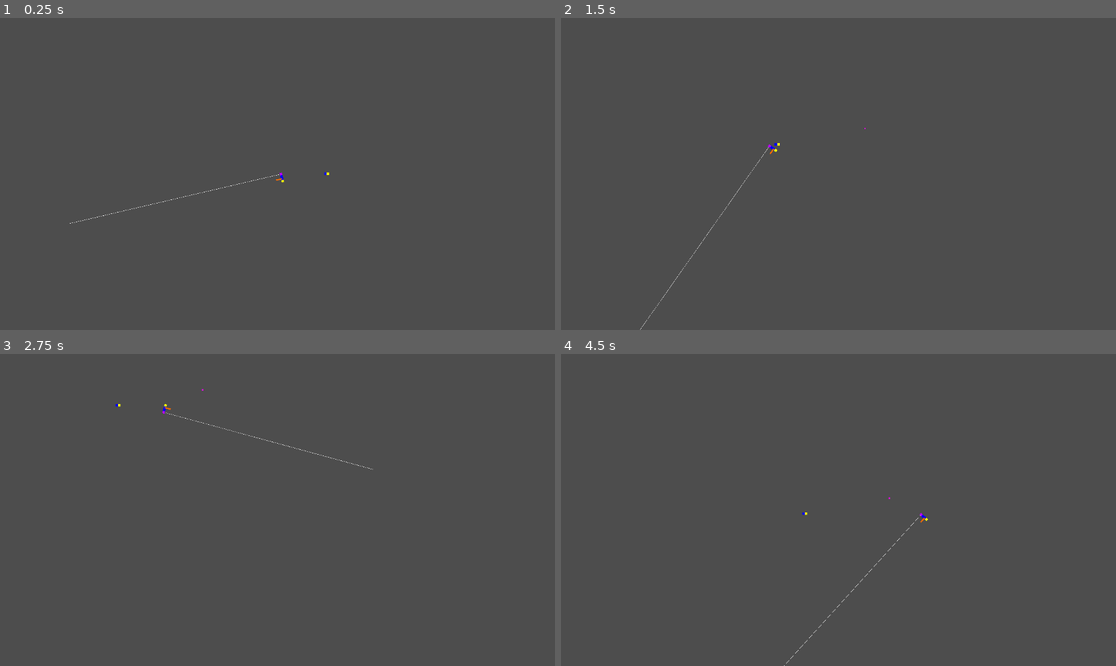
Above: before the commit, frames 1-4 (two rows, left to right).
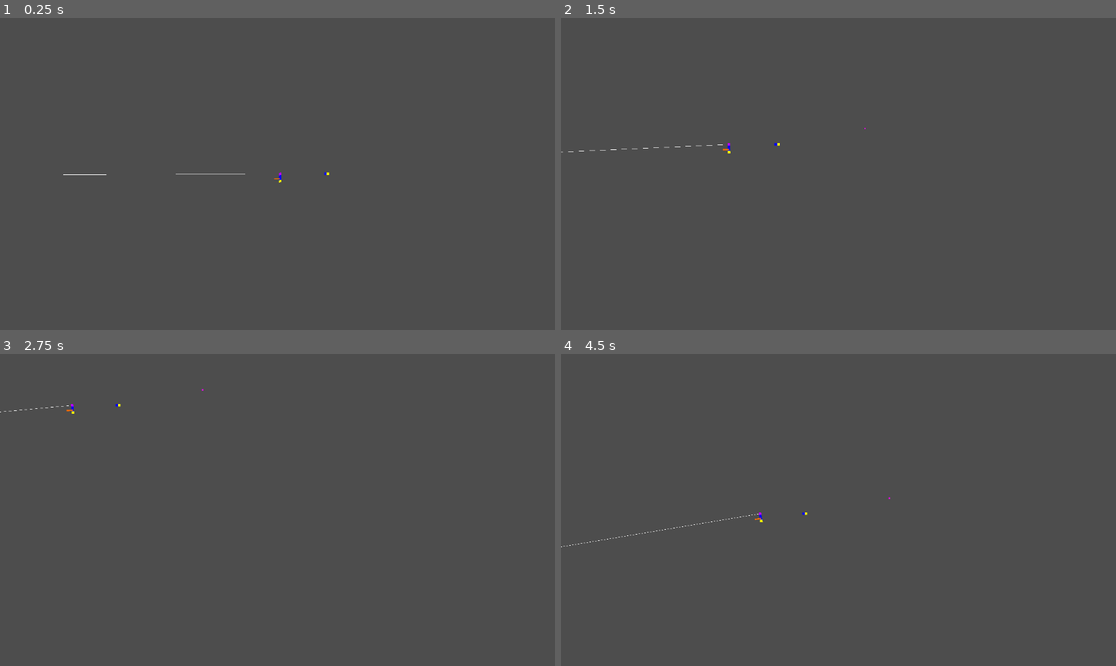
Above: after the commit, the same moments.

Repository: 06gusmog/EVOLUTIONATOR-4000
Game: Godot game, scene res://Misc/testworld.tscn
Two runs of this game, one before a commit and one after it. Both use one fixed random seed, a clock stepped at 60 frames per second and the inputs below.
Inputs (mouse positions are in pixels of both pictures, inside the frame that each line leads up to):
- Up to frame 1 (0.25 s): no input
- Up to frame 2 (1.5 s): move the mouse to (960, 158) at 0.52 s; hold Right (right) 0.53-1.28 s; click (960, 158) at 0.6 s; move the mouse to (727, 189) at 1.27 s; hold Down (down) from 1.28 s (still down); tap Shift (zoom_in) at 1.35 s
- Up to frame 3 (2.75 s): move the mouse to (333, 441) at 2.02 s; release Down (down) at 2.03 s; hold Right (right) from 2.03 s (still down); tap Ctrl (zoom_out) at 2.1 s
- Up to frame 4 (4.5 s): move the mouse to (810, 572) at 2.77 s; release Right (right) at 2.78 s; hold Up (up) 2.78-3.53 s; click (810, 572) at 2.85 s; move the mouse to (1005, 556) at 3.52 s; hold Left (left) from 3.53 s (still down); tap Shift (zoom_in) at 3.6 s; move the mouse to (672, 463) at 4.27 s; tap Ctrl (zoom_out) at 4.35 s

The runs differ from the first frame. In frame 1, 0.1% of the frame differs, in the area x 11-52%, y 49-66%; in frame 2, 0.2%; in frame 3, 0.1%; in frame 4, 0.2%, in the area x 0-67%, y 50-100%.

Commit message:
Bugfix. Also scripts are CELL scripts, Emil

Diff:
--- a/Godot/Cell Types/Scenes/test_cell.tscn
+++ /dev/null
@@ -1,11 +0,0 @@
-[gd_scene load_steps=3 format=3 uid="uid://dk07lncmd5x7m"]
-
-[ext_resource type="Script" path="res://Cell Types/Scripts/testCell.gd" id="1_qiedc"]
-[ext_resource type="Texture2D" uid="uid://b4jpaasw3jigd" path="res://icon.svg" id="2_q47ib"]
-
-[node name="testCell" type="CollisionShape2D"]
-script = ExtResource("1_qiedc")
-
-[node name="Sprite2D" type="Sprite2D" parent="."]
-scale = Vector2(0.01, 0.01)
-texture = ExtResource("2_q47ib")
--- a/Godot/Cell Types/Scripts/MoveCell.gd
+++ b/Godot/Cell Types/Scripts/MoveCell.gd
@@ -12,9 +12,6 @@
 	force = Vector2(cos(angle), sin(angle)) * strength
 	sprite_2d_2.rotation = angle - PI/2
 
-func _update_output(input):
-	output = 0.0
-
-func _act(input):
-	get_parent().apply_impulse(input * force, position)
+func _act(input, delta):
+	get_parent().apply_impulse(input * force * delta, position)
 	sprite_2d_2.scale.y = strength * input
--- a/Godot/Cell Types/Scripts/RotationCell.gd
+++ b/Godot/Cell Types/Scripts/RotationCell.gd
@@ -7,5 +7,5 @@
 func _update_output(input):
 	output = 0
 
-func _act(input):
-	get_parent().apply_torque(input * weight)
+func _act(input, delta):
+	get_parent().apply_torque_impulse(input * weight * delta)
--- a/Godot/Cell Types/Scripts/testCell.gd
+++ /dev/null
@@ -1,15 +0,0 @@
-extends Cell
-
-var oogboog : bool
-var sminglesmorg : float
-
-func _interpret_special_sauce(special_sauce):
-	var sauce_values = get_from_sauce(special_sauce, ['bool', 'angle'])
-	oogboog = sauce_values[0]
-	sminglesmorg = sauce_values[1]
-
-func _act(input):
-	pass
-
-func _update_output(input):
-	pass
--- a/Godot/Misc/Creature.gd
+++ b/Godot/Misc/Creature.gd
@@ -32,7 +32,7 @@
 	for cell in cells:
 		cell.update_output()
 	for cell in cells:
-		cell.read_and_act()
+		cell.read_and_act(delta)
 		frame_energy_consumption += cell.energy_consumption
 	energy -= frame_energy_consumption * delta
 	if energy <= 0:
--- a/Godot/Misc/test_world_2.tscn
+++ b/Godot/Misc/test_world_2.tscn
@@ -1,6 +1,6 @@
 [gd_scene load_steps=2 format=3 uid="uid://b8wfcwhs2jcq1"]
 
-[ext_resource type="Script" path="res://Cell Types/Scripts/SimulationHandler.gd" id="1_q677d"]
+[ext_resource type="Script" path="res://Misc/SimulationHandler.gd" id="1_q677d"]
 
 [node name="TestWorld2" type="Node2D"]
 script = ExtResource("1_q677d")
--- a/Godot/Misc/world.tscn
+++ b/Godot/Misc/world.tscn
@@ -1,6 +1,7 @@
 [gd_scene load_steps=2 format=3 uid="uid://dqhflav3j0b86"]
 
-[ext_resource type="Script" path="res://Cell Types/Scripts/SimulationHandler.gd" id="1_yl8cj"]
+[ext_resource type="Script" path="res://Misc/SimulationHandler.gd" id="1_yl8cj"]
+
 
 [node name="World" type="Node2D"]
 script = ExtResource("1_yl8cj")
--- a/Godot/Standards/Cell.gd
+++ b/Godot/Standards/Cell.gd
@@ -58,14 +58,14 @@
 func update_output():
 	_update_output(input)
 
-func read_and_act():
+func read_and_act(delta):
 	input = 0.0
 	for connection in connections:
 		var other_cell = get_parent().get_node(connection)
 		input += other_cell.output
 	input = weighted_clamp(input)
 
-	_act(input)
+	_act(input, delta)
 
 #-- Cell Type Unique Functions --
 func _interpret_special_sauce(special_sauce): # And add tags
@@ -75,5 +75,5 @@
 	pass
 
 
-func _act(input):
+func _act(input, delta):
 	pass
Renamed: Godot/Cell Types/Scripts/SimulationHandler.gd -> Godot/Misc/SimulationHandler.gd
